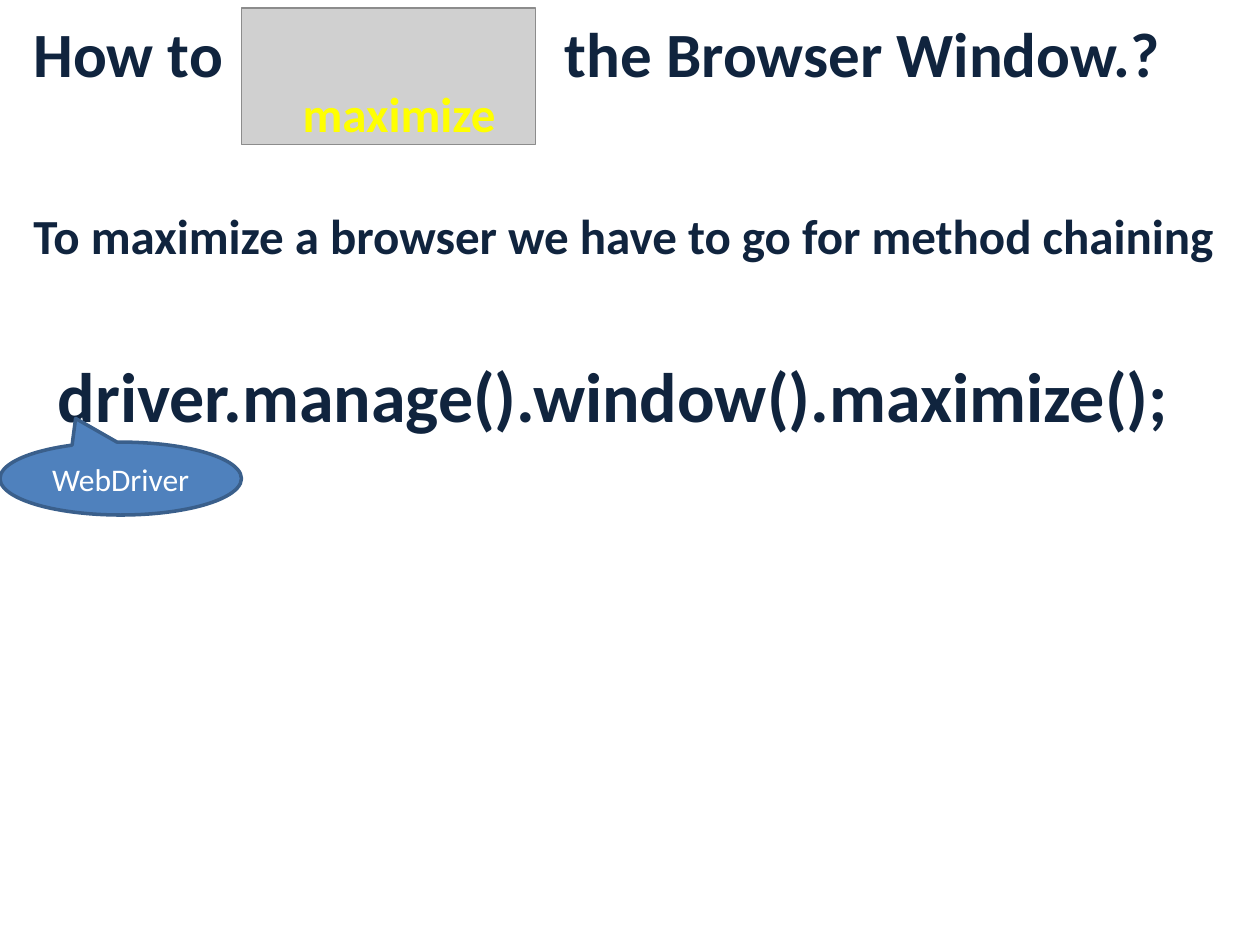
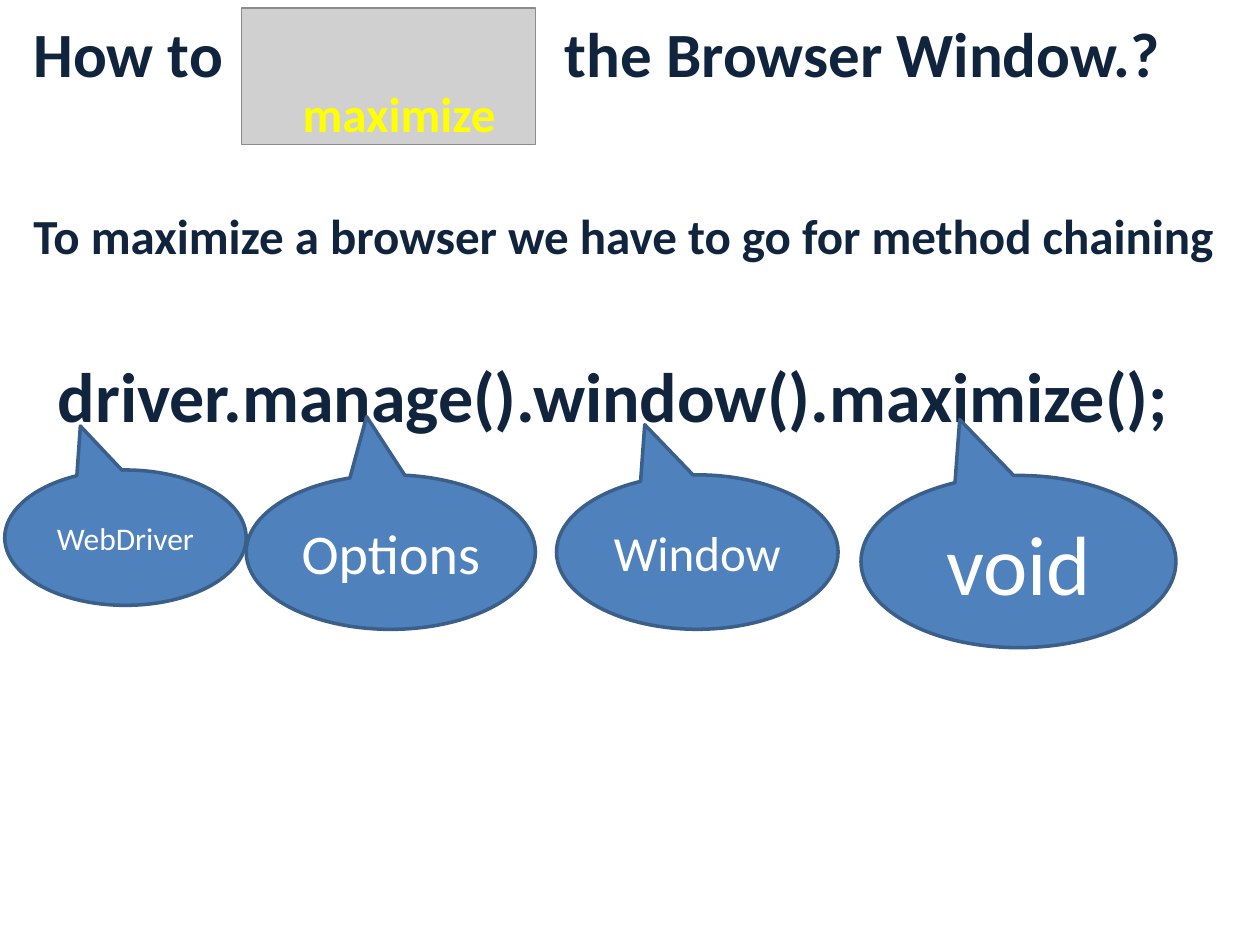
Before and after one commit to ankurverma99/Democmd, a slide deck: slide 19 of Selenium.pptx. Drawn at 1260x945 pixels with LibreOffice and Linux fonts; fonts in the diff are those of the drawing; grey boxes stand for pictures. Boxes give left, top, right and bottom in pixels: in the first picture for what was removed or moved away, otherwise in the second. Text is boxed around its words. In the diff, an @@ line names an element or a change of style, - is before the commit and + after.

```diff
--- a/Selenium.pptx
+++ b/Selenium.pptx
@@ speech bubble "WebDriver": place and size @@
-speech bubble "WebDriver" at <box>0,442,242,515</box>
+speech bubble "WebDriver" at <box>5,470,247,605</box>
@@ speech bubble added at <box>246,475,536,630</box>, fill #4F81BD, outline #3A5F8C 2 pt, 32 pt, text #FFFFFF @@
+Options
@@ speech bubble added at <box>557,475,838,630</box>, fill #4F81BD, outline #3A5F8C 2 pt, 28 pt, text #FFFFFF @@
+Window
@@ speech bubble added at <box>861,475,1176,648</box>, fill #4F81BD, outline #3A5F8C 2 pt, 48 pt, text #FFFFFF @@
+void
```
Also in this commit, not shown: 2 other slides changed, 8 slides added.
